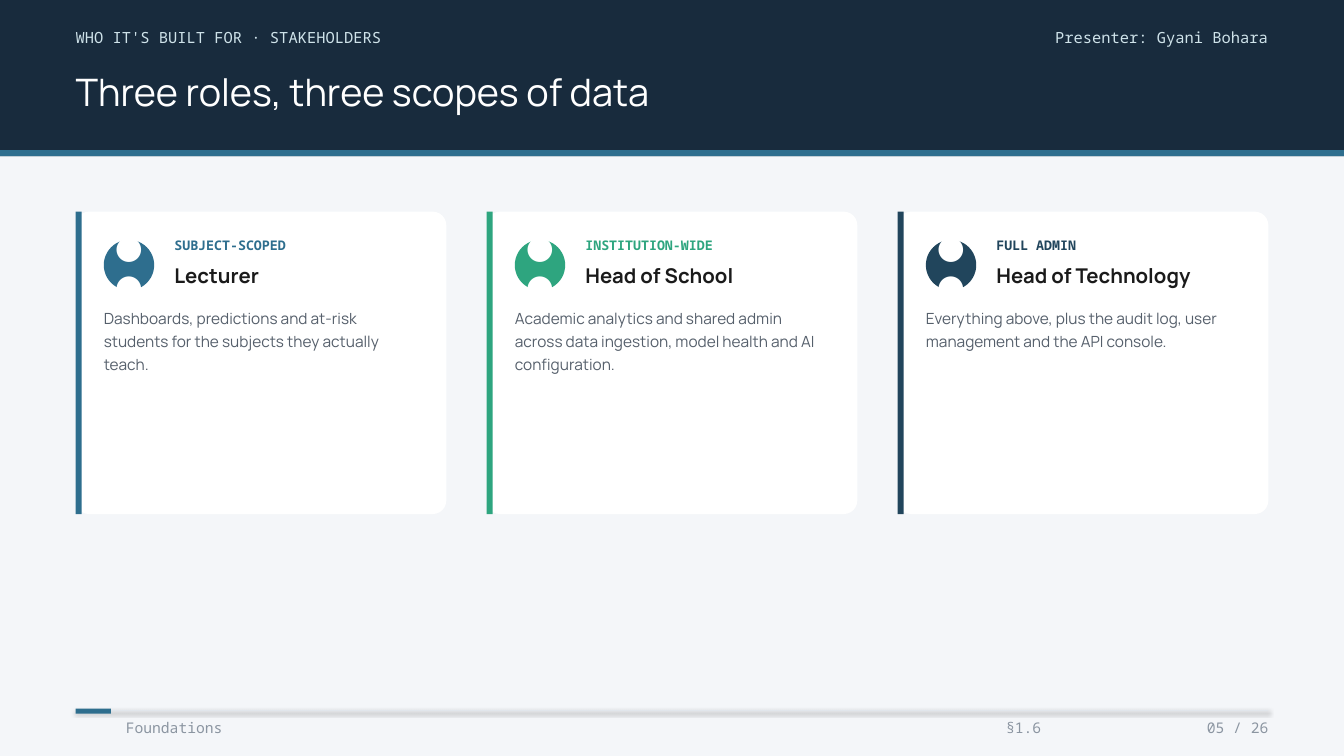
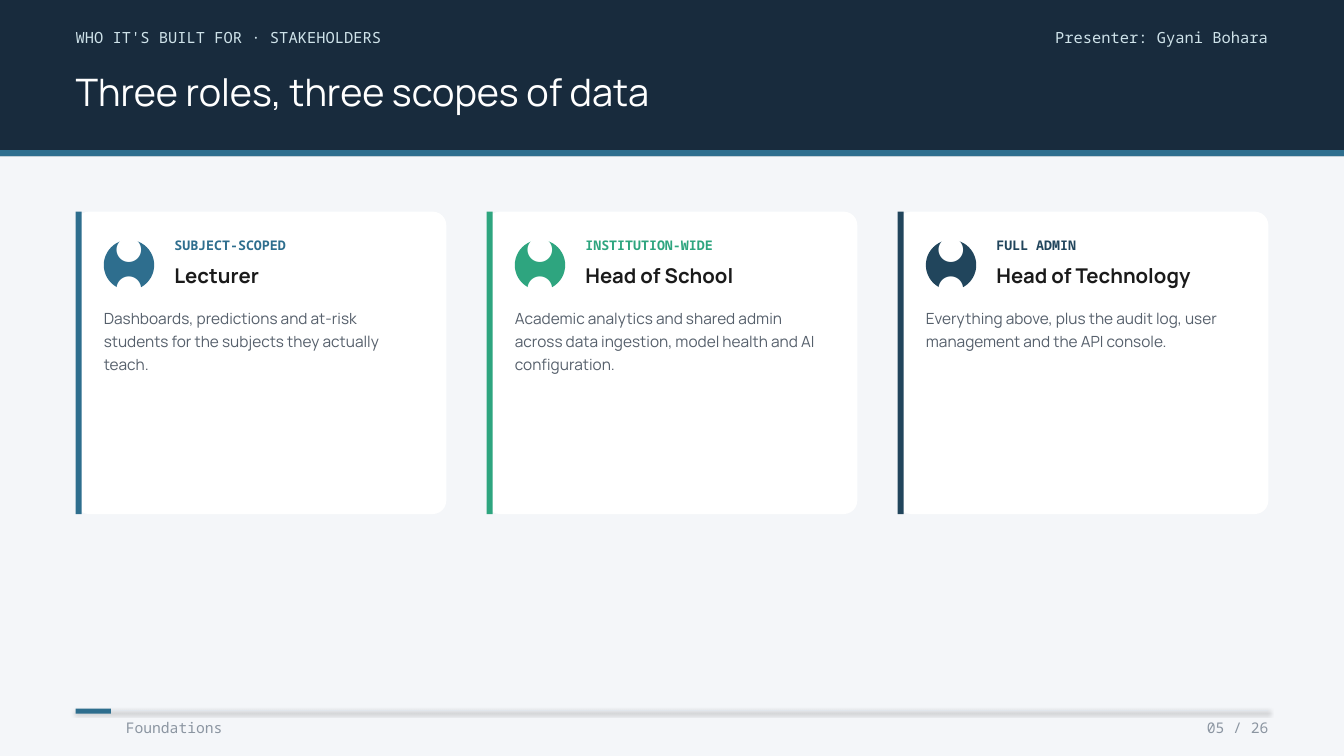
Before and after one commit to KOI-Capstone-Project/EDAPTv2, a slide deck: slide 7 of EDAPT_v2_Presentation.pptx (slide 5 before the commit). Drawn at 1344x756 pixels with LibreOffice and Linux fonts; fonts in the diff are those of the drawing. Boxes give left, top, right and bottom in pixels: in the first picture for what was removed or moved away, otherwise in the second. Text is boxed around its words. In the diff, an @@ line names an element or a change of style, - is before the commit and + after.

```diff
--- a/EDAPT_v2_Presentation.pptx
+++ b/EDAPT_v2_Presentation.pptx
@@ text removed at box(1006, 722, 1041, 733) @@
-§1.6
```
Also in this commit, not shown: 24 other slides changed, 10 slides added, 4 other files.
